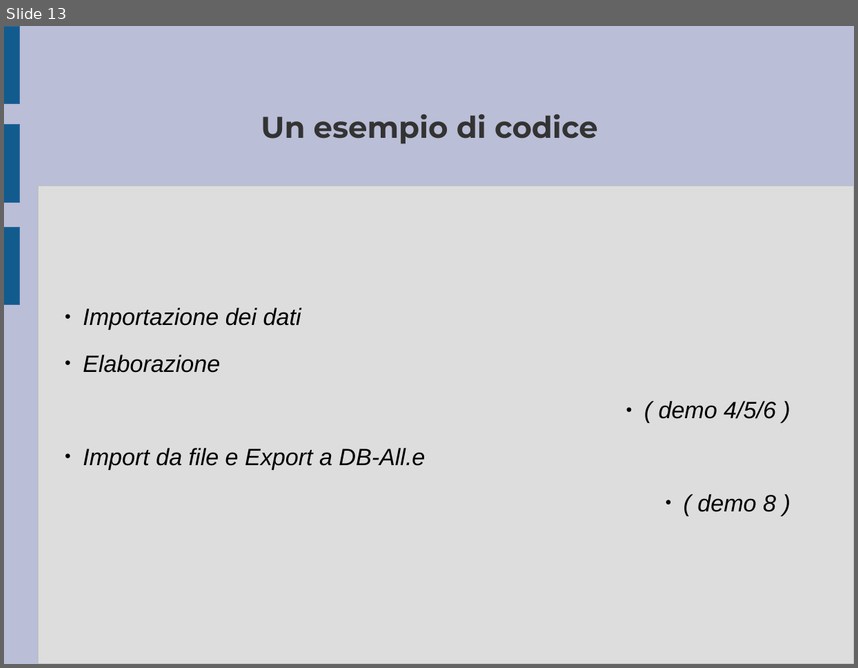
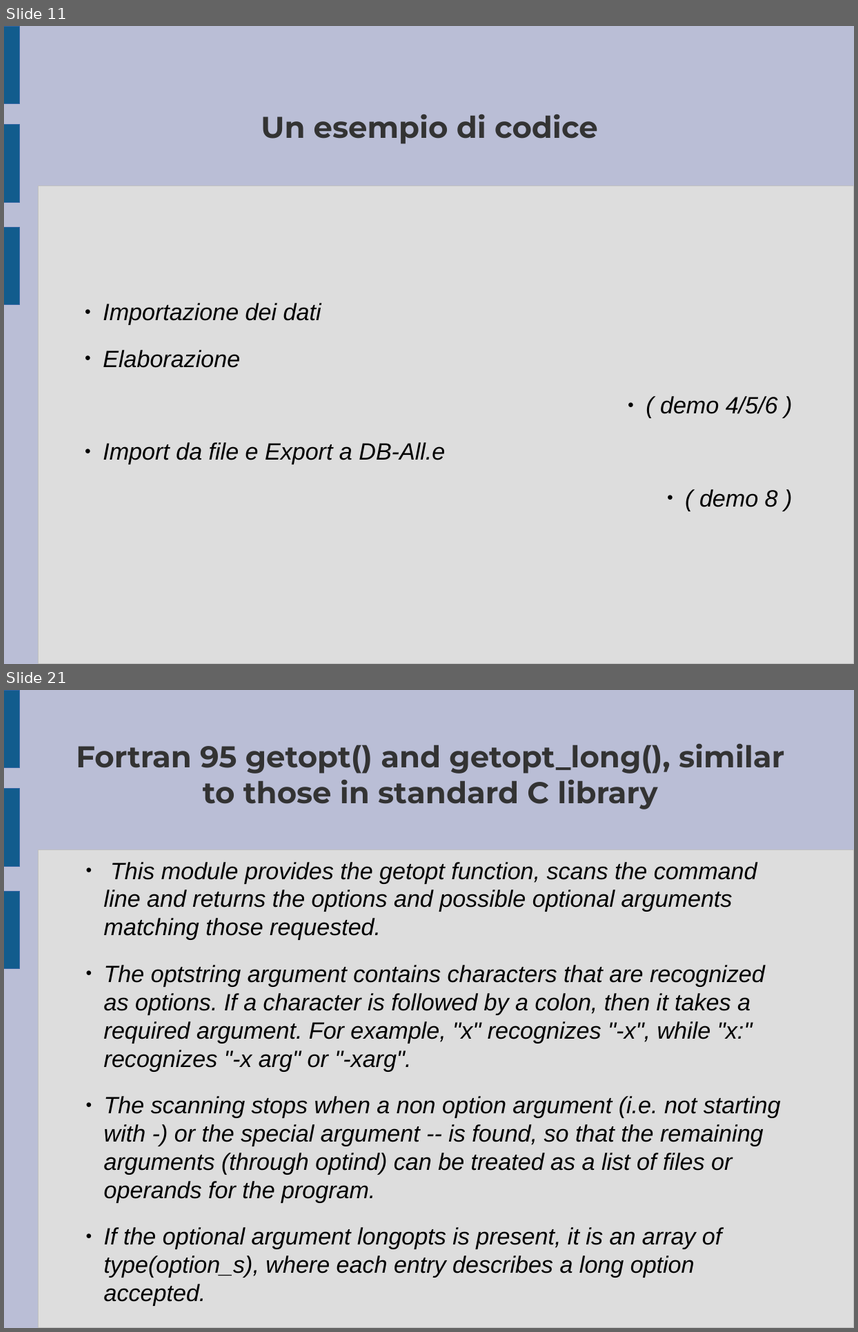
Before and after one commit to ARPA-SIMC/libsim, a slide deck: doc/breve_presentazione.odp. Shown one above the other, each under a label of ours: slide 13 before the commit, slides 11 and 21 after it; the slides between them are not shown. The pictures are 858x668 and 858x1332 pixels, drawn with LibreOffice and Linux fonts; fonts in the diff are those of the drawing. Boxes give left, top, right and bottom in pixels: in the first picture for what was removed or moved away, otherwise in the second. Text is boxed around its words. In the diff, an @@ line names an element or a change of style, - is before the commit and + after.

Commit message:
Versione pronta per la demo al simc

```diff
--- a/doc/breve_presentazione.odp
+++ b/doc/breve_presentazione.odp
@@ slide 21 added at [4,690,854,1328], background #BABED6; not listed: 4 template elements that a slide beside it also shows @@
@@ title added at [76,744,784,809], 28 pt, text #333333, bold @@
+Fortran 95 getopt() and getopt_long(), similar to those in standard C library
@@ subtitle added at [104,862,781,1305], 22 pt, text #000000, italic @@
+  ● This module provides the getopt function, scans the command line and returns the options and possible optional arguments matching those requested.
+  ● The optstring argument contains characters that are recognized as options. If a character is followed by a colon, then it takes a required argument. For example, "x" recognizes "-x", while "x:" recognizes "-x arg" or "-xarg".
+  ● The scanning stops when a non option argument (i.e. not starting with -) or the special argument -- is found, so that the remaining arguments (through optind) can be treated as a list of files or operands for the program.
+  ● If the optional argument longopts is present, it is an array of type(option_s), where each entry describes a long option accepted.
@@ what was slide 13 is now slide 11 @@
@@ slide 11 changed as well @@
@@ subtitle "Importazione dei dati": place and size @@
-subtitle "Importazione dei dati" at [83,308,776,512]
+subtitle "Importazione dei dati" at [103,303,778,507]
@@ subtitle "Importazione dei dati" at [103,303,778,507]: list level 1 to 2 in "Importazione dei dati"; list level 1 to 2 in "Elaborazione"; list level 1 to 2 in "( demo 4/5/6 )"; list level 1 to 2 in "Import da file e Export ..."; list level 1 to 2 in "( demo 8 )" @@
```
Also in this commit, not shown: 7 other slides changed, 11 other slides added, 2 slides removed, 10 other files.
